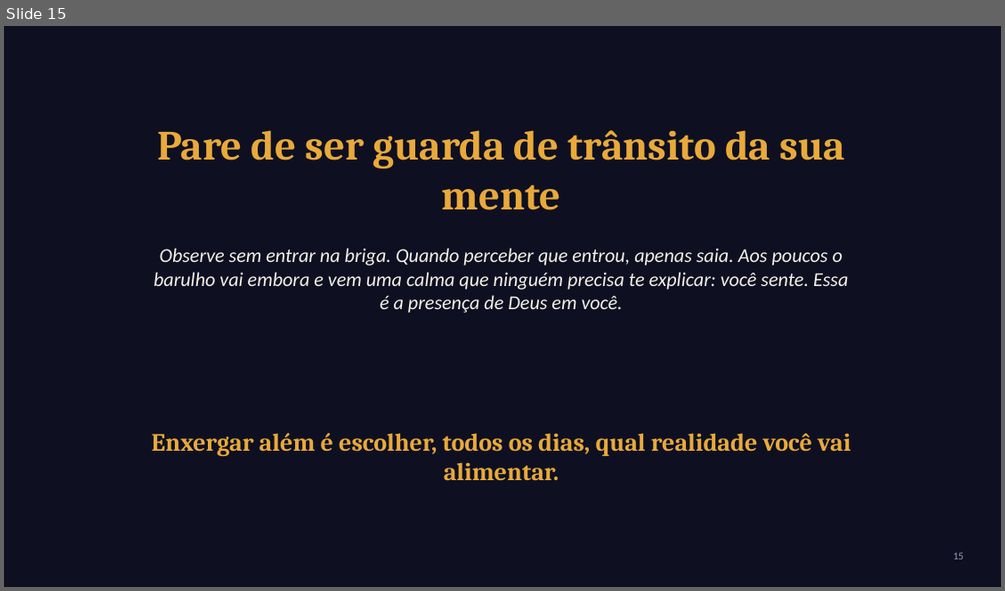
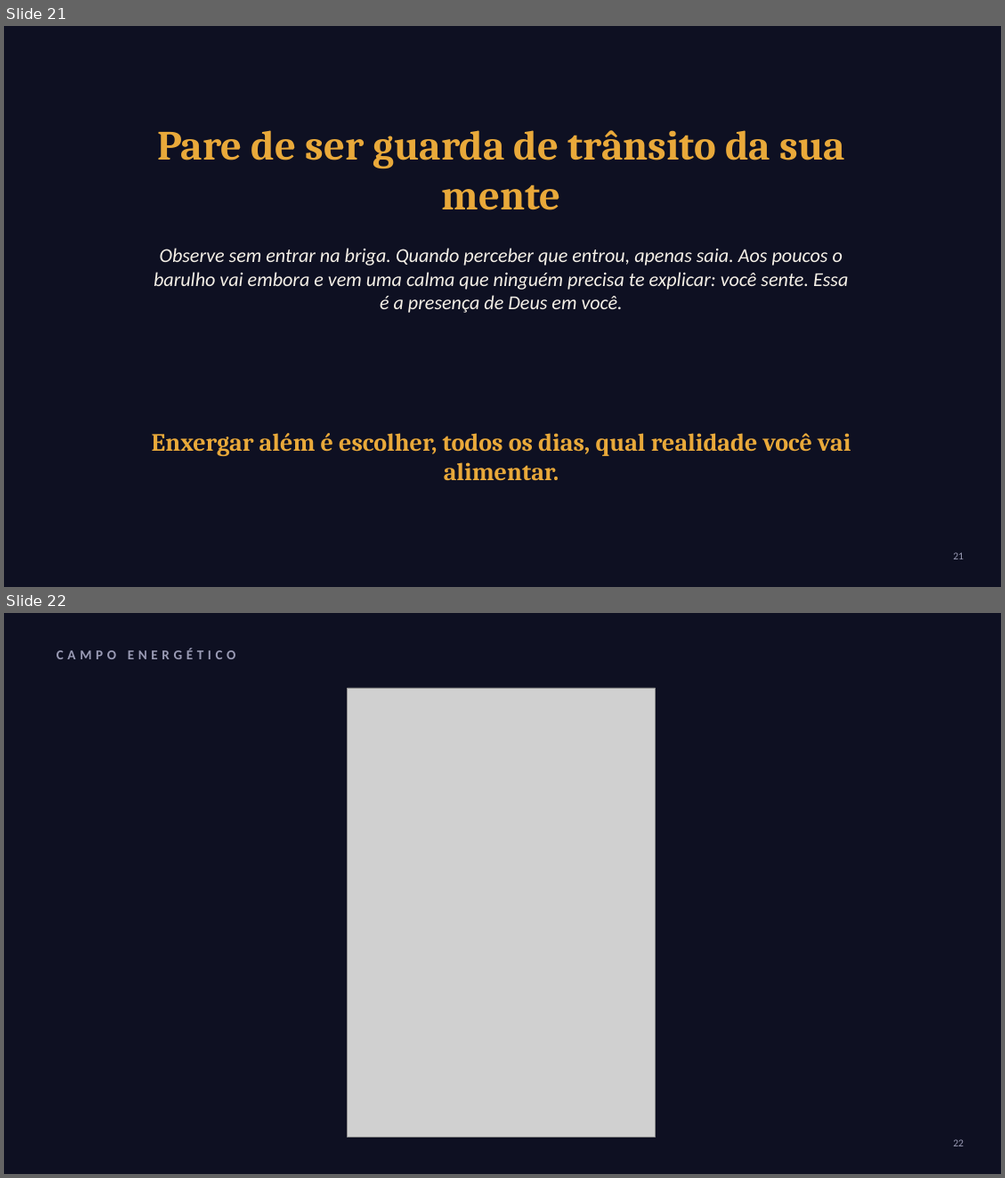
Before and after one commit to leilaonozaplivooBasil/Leil-onozaplivoo, a slide deck: apresentacoes/enxergar-alem/Enxergar_Alem_NOVO.pptx. Shown one above the other, each under a label of ours: slide 15 before the commit, slides 21 and 22 after it. The pictures are 1005x591 and 1005x1178 pixels, drawn with LibreOffice and Linux fonts; fonts in the diff are those of the drawing; grey boxes stand for pictures; background and template pictures are left out. Boxes give left, top, right and bottom in pixels: in the first picture for what was removed or moved away, otherwise in the second. Text is boxed around its words. In the diff, an @@ line names an element or a change of style, - is before the commit and + after.

```diff
--- a/apresentacoes/enxergar-alem/Enxergar_Alem_NOVO.pptx
+++ b/apresentacoes/enxergar-alem/Enxergar_Alem_NOVO.pptx
@@ slide 22 added at bbox=[4, 613, 1001, 1174], background #0E1022 @@
@@ text added at bbox=[57, 648, 236, 659], 13 pt, text #9A9BB5, bold @@
+CAMPO ENERGÉTICO
@@ picture added at bbox=[348, 688, 655, 1136] @@
@@ page number added at bbox=[953, 1139, 963, 1146], 10 pt, text #9A9BB5 @@
+22
@@ what was slide 15 is now slide 21 @@
@@ page number at bbox=[953, 552, 963, 559]: text changed @@
-15
+21
```
Also in this commit, not shown: 7 other slides added, 15 other files.
